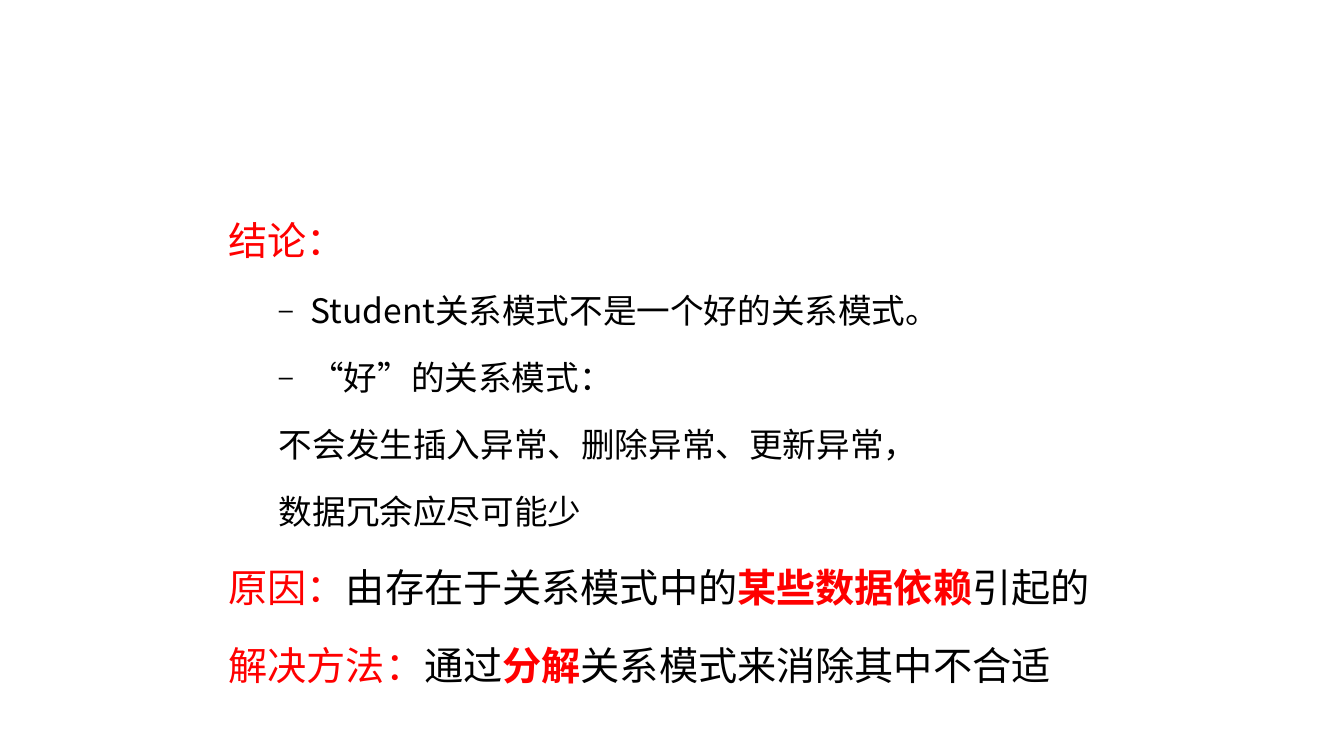
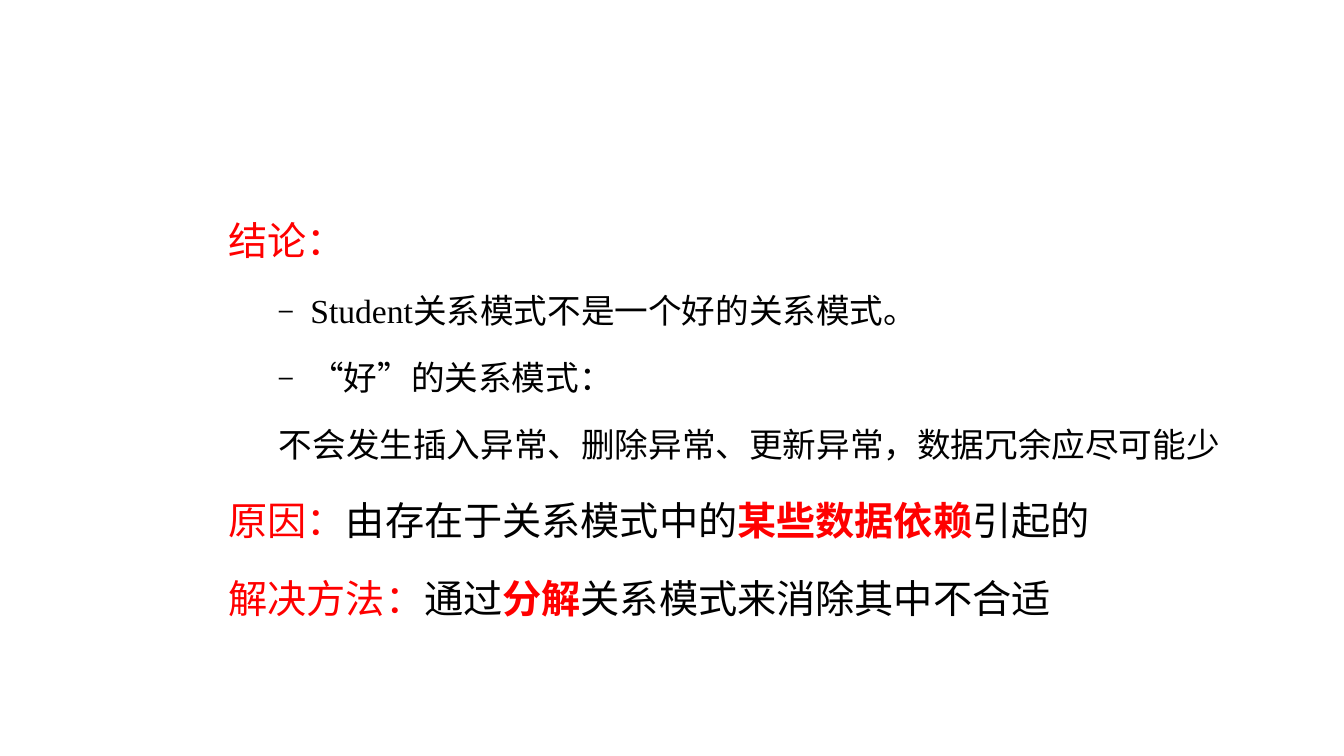
Before and after one commit to edu2act/course-computerIntroduction, a slide deck: slide 22 of materials/slides/ch07.pptx. Drawn at 1344x756 pixels with LibreOffice and Linux fonts; fonts in the diff are those of the drawing; background and template pictures are left out. Boxes give left, top, right and bottom in pixels: in the first picture for what was removed or moved away, otherwise in the second. Text is boxed around its words. In the diff, an @@ line names an element or a change of style, - is before the commit and + after.

```diff
--- a/materials/slides/ch07.pptx
+++ b/materials/slides/ch07.pptx
@@ text at [310, 296, 917, 393]: font Noto Sans CJK SC to Times New Roman in "Student关系模式不是一个好的关系模式。", "“好”的关系模式：" @@
@@ text at [279, 428, 1220, 461]: text changed @@
-  不会发生插入异常、删除异常、更新异常，
-  数据冗余应尽可能少
+  不会发生插入异常、删除异常、更新异常，数据冗余应尽可能少
```
Also in this commit, not shown: 35 other slides changed, 1 other file.
